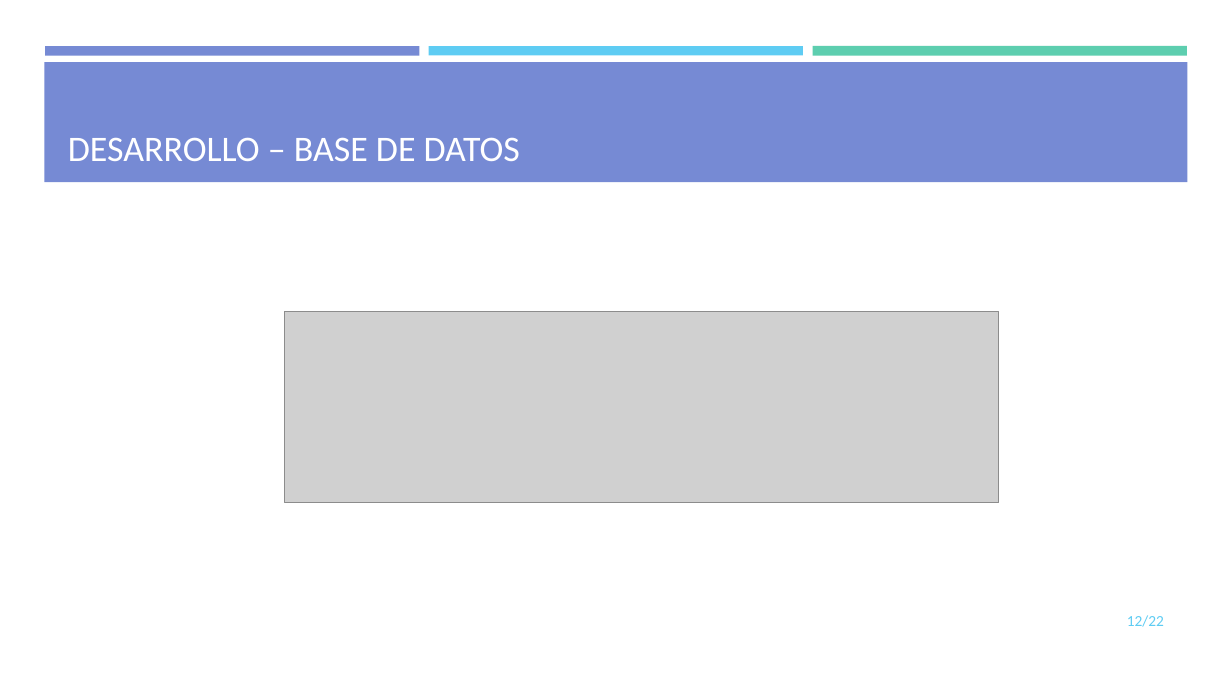
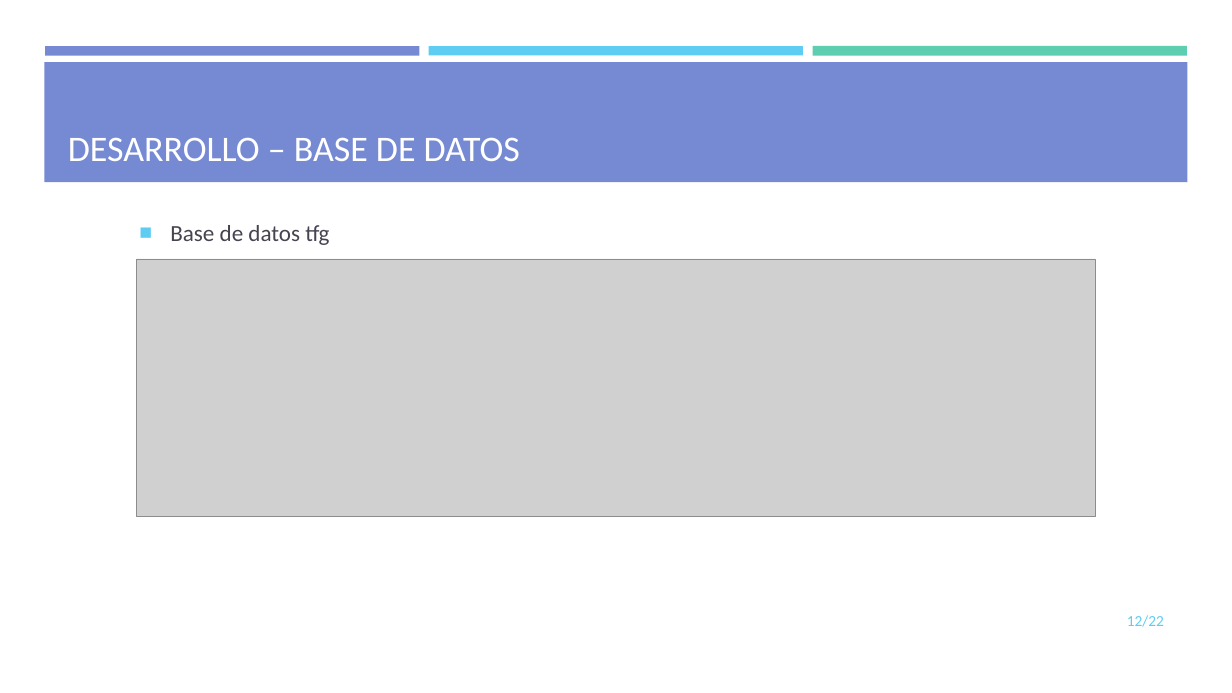
Before and after one commit to mdlunag/tfg, a slide deck: slide 12 of tfg_presentacio.pptx. Drawn at 1232x693 pixels with LibreOffice and Linux fonts; fonts in the diff are those of the drawing; grey boxes stand for pictures. Boxes give left, top, right and bottom in pixels: in the first picture for what was removed or moved away, otherwise in the second. Text is boxed around its words. In the diff, an @@ line names an element or a change of style, - is before the commit and + after.

```diff
--- a/tfg_presentacio.pptx
+++ b/tfg_presentacio.pptx
@@ text added at bbox=[170, 225, 329, 245], 18 pt, text #454551 @@
+■ Base de datos tfg
@@ picture: place and size @@
-picture at bbox=[285, 311, 999, 503]
+picture at bbox=[137, 259, 1095, 516]
```
Also in this commit, not shown: 8 other slides changed, 7 slides added, 9 slides removed.
